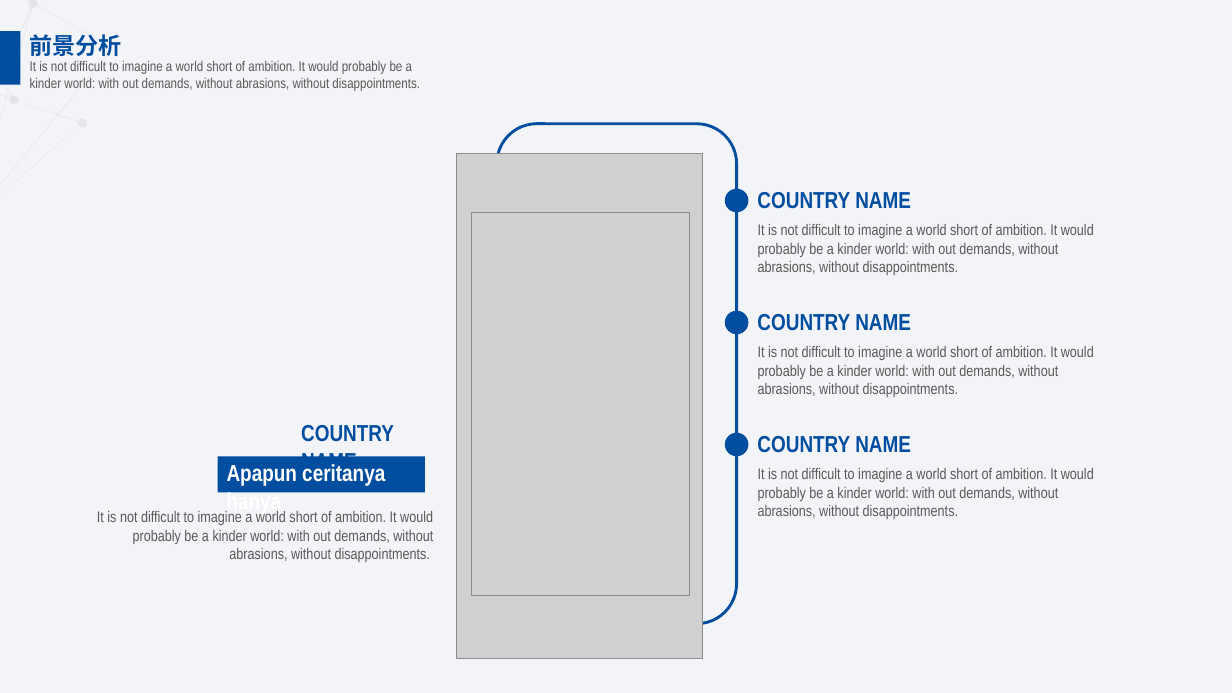
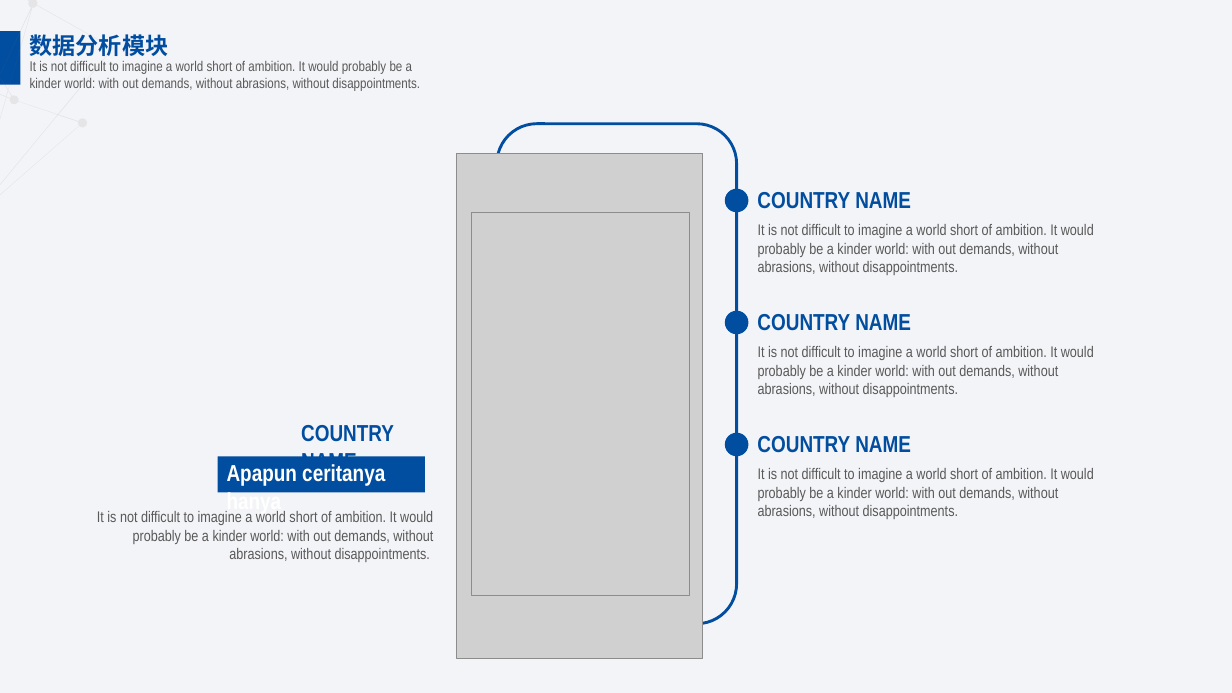
Before and after one commit to mikumiku-music39/shixun2, a slide deck: slide 15 of 实训项目计划书.pptx (slide 16 before the commit). Drawn at 1232x693 pixels with LibreOffice and Linux fonts; fonts in the diff are those of the drawing; grey boxes stand for pictures. Boxes give left, top, right and bottom in pixels: in the first picture for what was removed or moved away, otherwise in the second. Text is boxed around its words. In the diff, an @@ line names an element or a change of style, - is before the commit and + after.

```diff
--- a/实训项目计划书.pptx
+++ b/实训项目计划书.pptx
@@ text at bbox=[30, 34, 169, 56]: text changed @@
-前景分析
+数据分析模块
```
Also in this commit, not shown: 21 other slides changed, 2 slides added, 3 slides removed, 3 other files.
